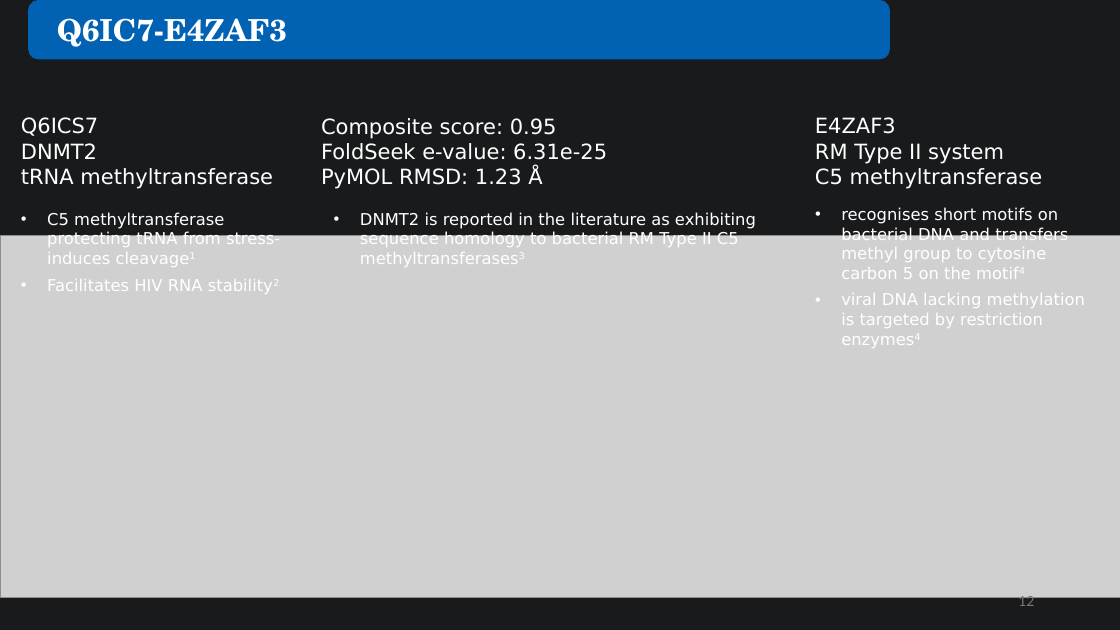
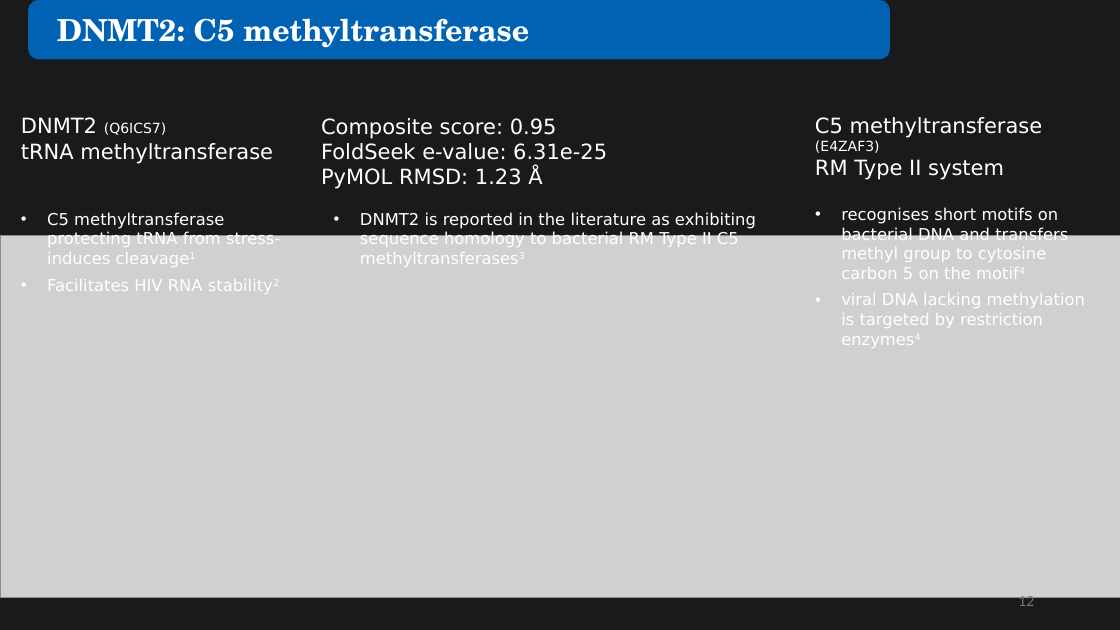
Before and after one commit to juliandeanmoran/BISSH, a slide deck: slide 12 of reports/2026-08-28_projectUpdate_3/2026-08-28_projectUpdate_3_jmoran.pptx. Drawn at 1120x630 pixels with LibreOffice and Linux fonts; fonts in the diff are those of the drawing; grey boxes stand for pictures. Boxes give left, top, right and bottom in pixels: in the first picture for what was removed or moved away, otherwise in the second. Text is boxed around its words. In the diff, an @@ line names an element or a change of style, - is before the commit and + after.

```diff
--- a/reports/2026-08-28_projectUpdate_3/2026-08-28_projectUpdate_3_jmoran.pptx
+++ b/reports/2026-08-28_projectUpdate_3/2026-08-28_projectUpdate_3_jmoran.pptx
@@ text at [57, 18, 529, 48]: text changed @@
-Q6IC7-E4ZAF3
+DNMT2: C5 methyltransferase
@@ text at [21, 117, 166, 135]: text changed; size 18 to 12 pt @@
-Q6ICS7
-DNMT2
+DNMT2 (Q6ICS7)
@@ text at [815, 117, 1043, 153]: text changed @@
-E4ZAF3
+C5 methyltransferase
+(E4ZAF3)
@@ text at [815, 168, 1043, 189]: paragraph removed @@
-C5 methyltransferase
```
Also in this commit, not shown: 3 other slides changed, 1 slide added.
